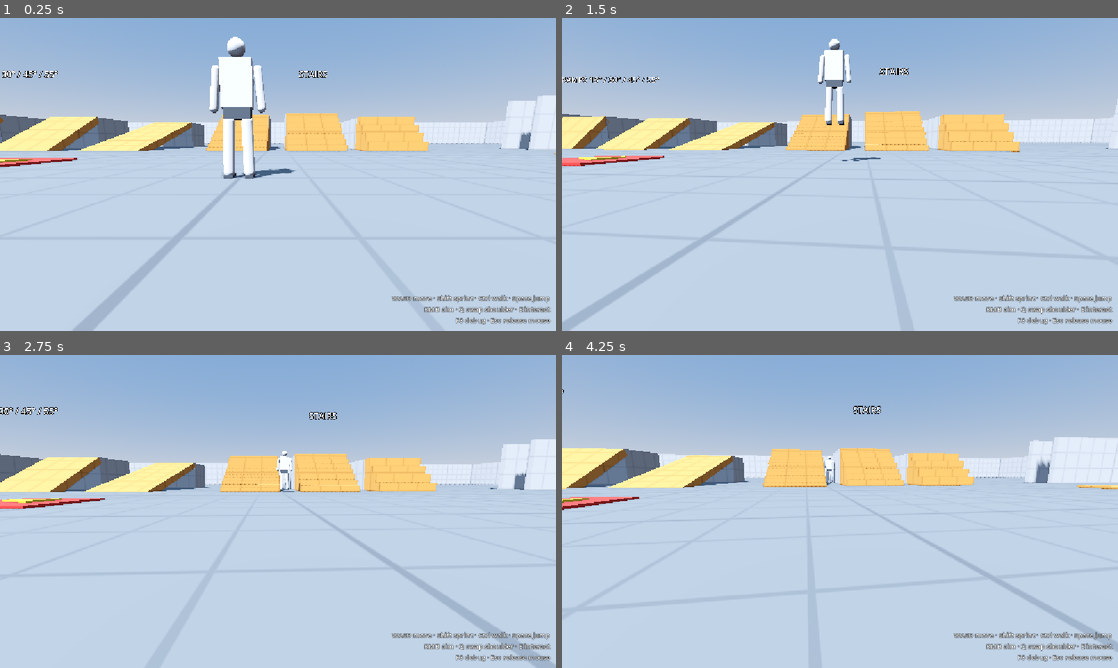
Above: before the commit, frames 1-4 (two rows, left to right).
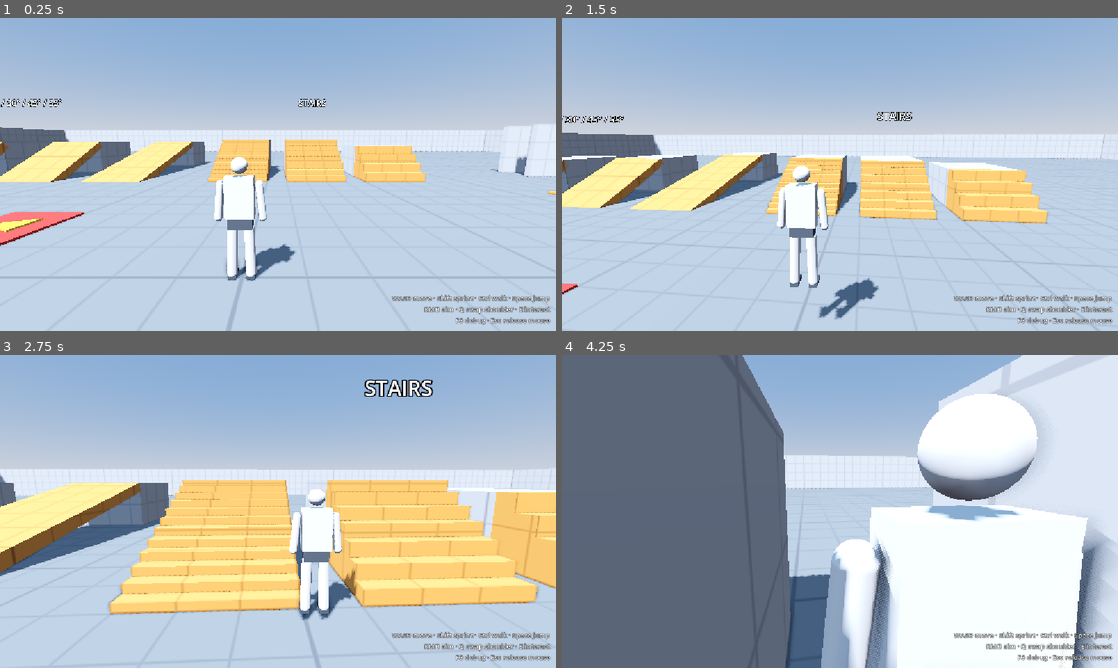
Above: after the commit, the same moments.

Repository: 134emre134/thug-life
Game: Godot game, scene res://scenes/levels/test_gym.tscn
Same seed, same stepped clock (60 frames per second), same inputs: the game is played once before the commit and once after it.
Inputs (mouse positions are in pixels of both pictures, inside the frame that each line leads up to):
- Up to frame 1 (0.25 s): no input
- Up to frame 2 (1.5 s): tap Enter at 0.5 s; move the mouse to (867, 174) at 0.52 s; hold Right mouse button (aim) 0.53-1.28 s; hold W (move_forward) from 0.53 s (still down); tap Space (jump) at 0.77 s; move the mouse to (812, 174) at 1.27 s; tap E (interact) at 1.35 s
- Up to frame 3 (2.75 s): keep holding W (move_forward); tap Space (jump) at 1.52 s; move the mouse to (289, 505) at 2.02 s; hold Q (shoulder_swap) from 2.03 s (still down)
- Up to frame 4 (4.25 s): keep holding W (move_forward); move the mouse to (834, 517) at 2.77 s; release Q (shoulder_swap) at 2.78 s; tap Shift (sprint) at 2.85 s; tap Space (jump) at 3.02, 3.77 s; move the mouse to (878, 514) at 3.52 s; hold Ctrl (walk) from 3.53 s (still down)

The runs differ from the first frame. In frame 1, 22% of the frame differs, in the area x 0-100%, y 6-100%; in frame 2, 29%; in frame 3, 42%; in frame 4, 79%, in the area x 0-100%, y 0-100%.

Commit message:
Fix camera not following the player
Sample the target position each physics tick and interpolate it manually
instead of using get_global_transform_interpolated(), which returned a
stale position. Fall back to the parent if no target is assigned.

Co-Authored-By: Claude Opus 5.5 <noreply@anthropic.com>
Claude-Session: https://claude.ai/code/session_01PKhRn9eAbYHiLsf6EpkQjj

Diff:
--- a/scripts/camera/camera_rig.gd
+++ b/scripts/camera/camera_rig.gd
@@ -3,8 +3,10 @@
 ## Over-the-shoulder camera rig.
 ##
 ## Structure: CameraRig (top_level) -> Yaw -> Pitch -> SpringArm3D -> Camera3D.
-## Follows the target's *interpolated* transform in _process, so it stays
-## smooth with physics interpolation at any frame rate.
+## Follows the target in _process. The target's position is sampled every
+## physics tick and interpolated by hand with the physics interpolation
+## fraction, so it stays smooth at any frame rate without relying on
+## get_global_transform_interpolated() (which returned a stale position here).
 ##
 ## The SpringArm3D node holds the arm settings (shape, mask, margin) but the
 ## collision sweep is done here in _process instead of by the node's own
@@ -70,6 +72,8 @@
 var _shoulder_tween: Tween
 var _exclude: Array[RID] = []
 var _probe := PhysicsShapeQueryParameters3D.new()
+var _target_prev := Vector3.ZERO
+var _target_curr := Vector3.ZERO
 
 @onready var spring_arm: SpringArm3D = $Yaw/Pitch/SpringArm3D
 @onready var camera: Camera3D = $Yaw/Pitch/SpringArm3D/Camera3D
@@ -78,6 +82,8 @@
 
 
 func _ready() -> void:
+	if target == null:
+		target = get_parent() as Node3D
 	top_level = true
 	physics_interpolation_mode = Node.PHYSICS_INTERPOLATION_MODE_OFF
 	# We sweep ourselves (see class docs); keep the node only as data holder.
@@ -93,6 +99,8 @@
 	_target_side = _shoulder_side
 	_current_distance = normal_distance
 	if target:
+		_target_prev = target.global_position
+		_target_curr = _target_prev
 		global_position = target.global_position + Vector3.UP * pivot_height
 		yaw = target.global_rotation.y
 	_update_rig(0.0)
@@ -108,6 +116,13 @@
 			deg_to_rad(min_pitch_degrees),
 			deg_to_rad(max_pitch_degrees)
 		)
+
+
+func _physics_process(_delta: float) -> void:
+	# Runs after the parent body moved this tick (parents process before children).
+	if target:
+		_target_prev = _target_curr
+		_target_curr = target.global_position
 
 
 func _process(delta: float) -> void:
@@ -155,7 +170,8 @@
 func _follow_target(delta: float) -> void:
 	if target == null:
 		return
-	var goal := target.get_global_transform_interpolated().origin + Vector3.UP * pivot_height
+	var fraction := Engine.get_physics_interpolation_fraction()
+	var goal := _target_prev.lerp(_target_curr, fraction) + Vector3.UP * pivot_height
 	var pos := global_position
 	pos.x = goal.x
 	pos.z = goal.z
Not shown, changed: CLAUDE.md
